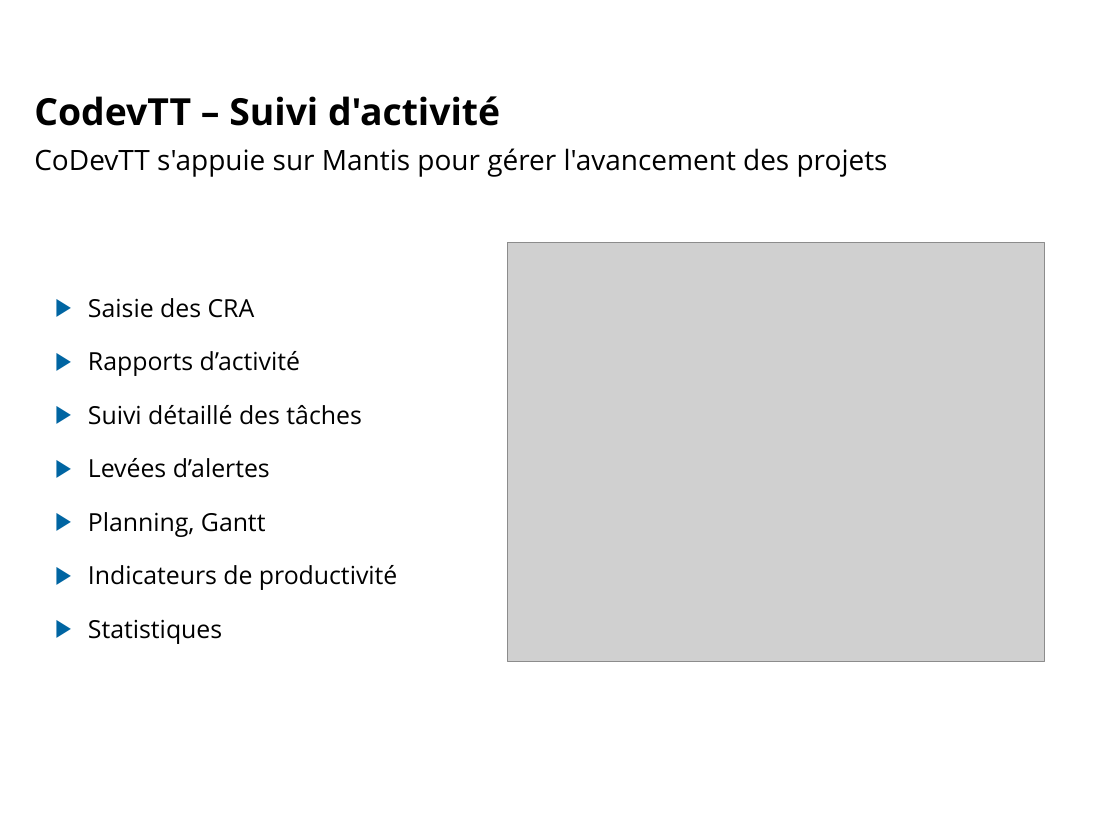
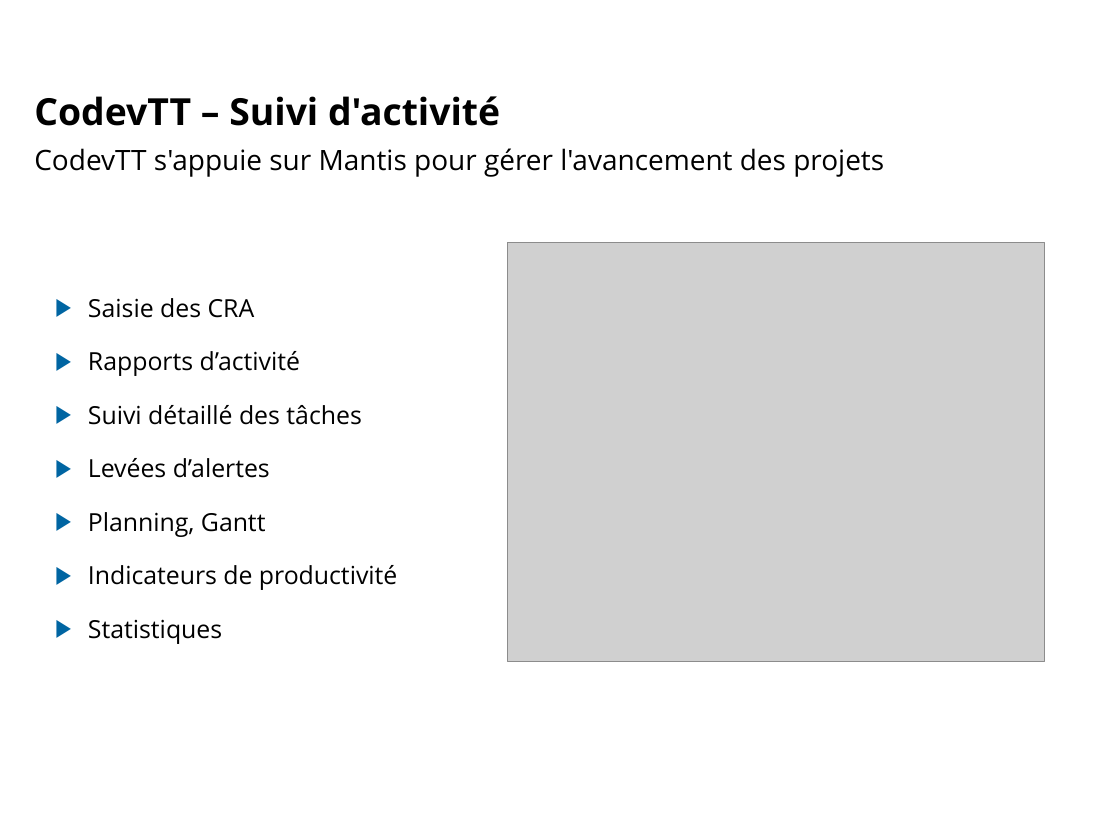
Before and after one commit to lbayle/codev, a slide deck: slide 3 of doc/Presentation/CodevTT_5a7_20120315.odp. Drawn at 1120x840 pixels with LibreOffice and Linux fonts; fonts in the diff are those of the drawing; grey boxes stand for pictures; background and template pictures are left out. Boxes give left, top, right and bottom in pixels: in the first picture for what was removed or moved away, otherwise in the second. Text is boxed around its words. In the diff, an @@ line names an element or a change of style, - is before the commit and + after.

```diff
--- a/doc/Presentation/CodevTT_5a7_20120315.odp
+++ b/doc/Presentation/CodevTT_5a7_20120315.odp
@@ text at (34,148,884,177): text changed @@
-CoDevTT s'appuie sur Mantis pour gérer l'avancement des projets
+CodevTT s'appuie sur Mantis pour gérer l'avancement des projets
```
Also in this commit, not shown: 3 other slides changed, 1 other file.
